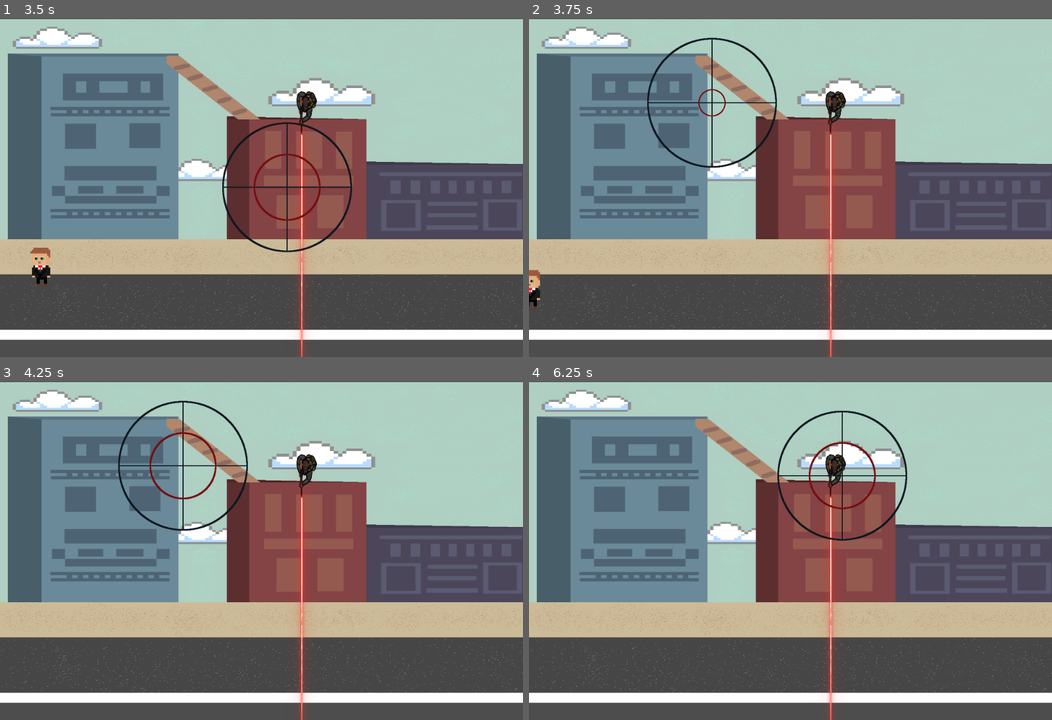
Above: before the commit, frames 1-4 (two rows, left to right).
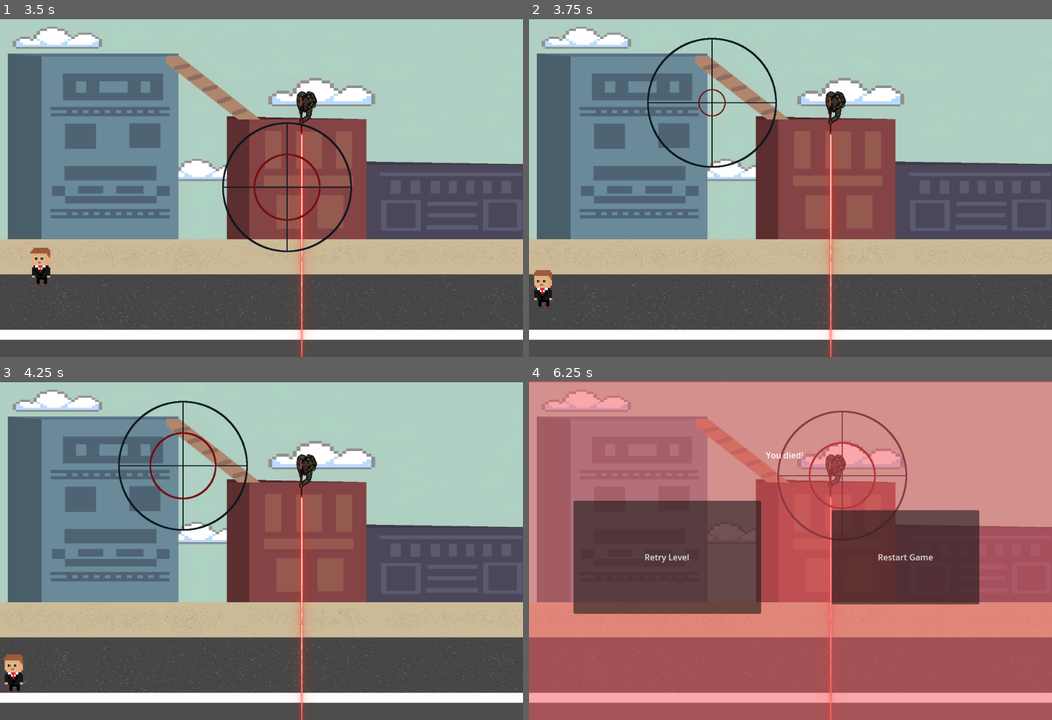
Above: after the commit, the same moments.

Repository: azsocha/Protect-the-VIP
Game: Godot game, scene res://testing.tscn
The game is run twice, just before and just after one commit, with the same random seed, the same clock (stepped at 60 frames per second) and the same inputs. The engine's default icon, where the game draws it, is replaced by a stand-in: a white triangle on a blue panel in a dark square.
Inputs (mouse positions are in pixels of both pictures, inside the frame that each line leads up to):
- Up to frame 1 (3.5 s): tap Enter at 0.5 s; move the mouse to (235, 255) at 0.52 s; hold Right (move_right) 0.53-2.03 s; click (235, 255) at 0.6 s; tap Space (jump) at 0.77, 1.52, 3.02 s; move the mouse to (418, 238) at 1.27 s; click (418, 238) at 1.35 s; move the mouse to (104, 136) at 2.02 s; hold A (move_left) from 2.03 s (still down); click (104, 136) at 2.1 s; move the mouse to (287, 187) at 2.77 s; click (287, 187) at 2.85 s
- Up to frame 2 (3.75 s): keep holding A (move_left); move the mouse to (712, 102) at 3.52 s; click (712, 102) at 3.6 s
- Up to frame 3 (4.25 s): keep holding A (move_left); tap Space (jump) at 3.77 s
- Up to frame 4 (6.25 s): tap Space (jump) at 4.25, 4.52, 6.02 s; move the mouse to (905, 533) at 4.27 s; release A (move_left) at 4.28 s; hold Right (move_right) from 4.28 s (still down); click (905, 533) at 4.35 s; move the mouse to (685, 567) at 5.02 s; click (685, 567) at 5.1 s; move the mouse to (842, 475) at 5.77 s; click (842, 475) at 5.85 s

Frame 1 is identical in both runs. In frame 2, 0.4% of the frame differs, in the area x 0-5%, y 74-86%; in frame 3, 0.3%; in frame 4, 100%, in the area x 0-100%, y 0-100%.

Commit message:
Added a platform to keep the player from walking off the edge to the left

Diff:
--- a/team-3-final-project/testing.tscn
+++ b/team-3-final-project/testing.tscn
@@ -39,6 +39,11 @@
 offset_left = -8.0
 offset_right = -8.0
 
+[node name="platform2" parent="." instance=ExtResource("2_r2468")]
+position = Vector2(-2, 9)
+rotation = 1.57827
+scale = Vector2(3.28348, 1.26145)
+
 [connection signal="died" from="player" to="dead" method="_on_area_2d_died"]
 [connection signal="died" from="Sniper/Sprite2D/Area2D" to="player" method="_on_area_2d_died"]
 [connection signal="died" from="Sniper/Sprite2D/Area2D" to="dead" method="_on_area_2d_died"]
